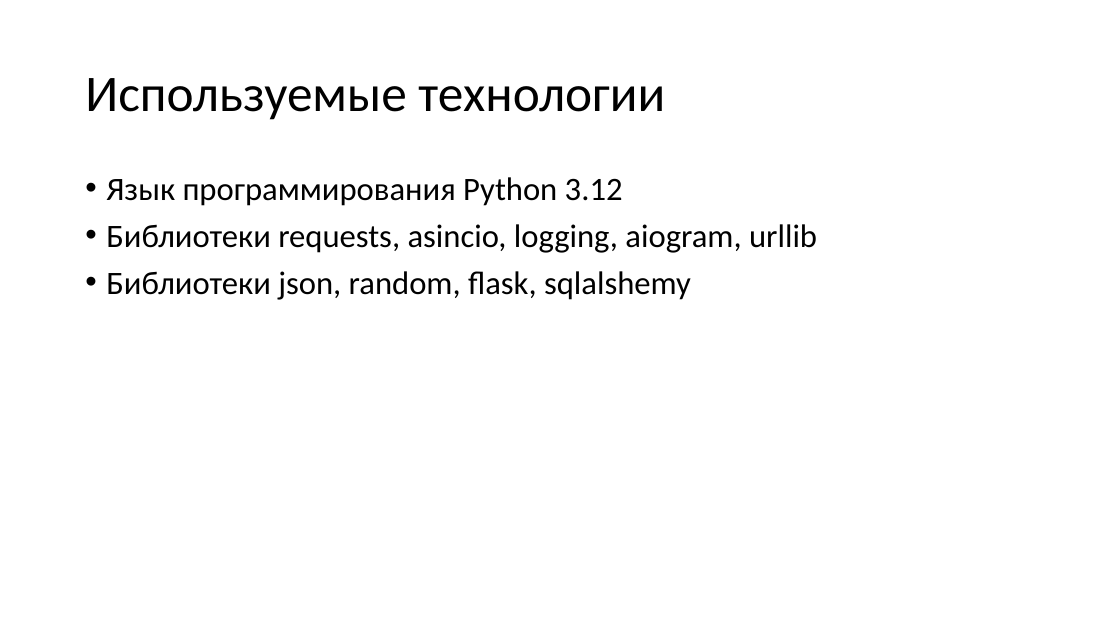
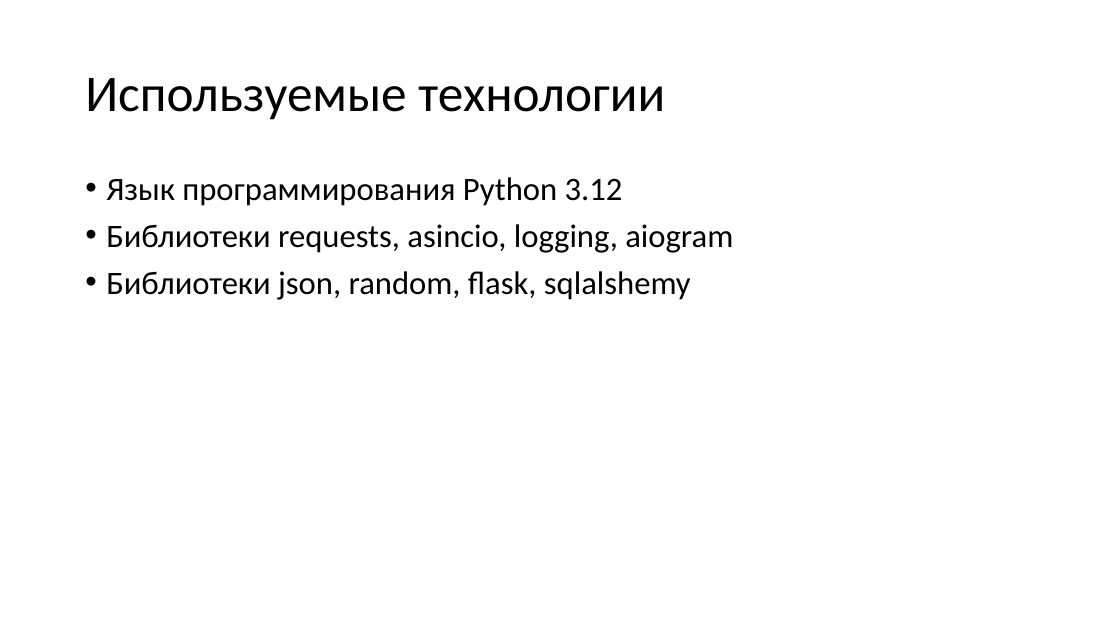
Before and after one commit to DertyuGameDev/server, a slide deck: slide 7 of presentation/p.pptx. Drawn at 1120x630 pixels with LibreOffice and Linux fonts; fonts in the diff are those of the drawing. Boxes give left, top, right and bottom in pixels: in the first picture for what was removed or moved away, otherwise in the second. Text is boxed around its words. In the diff, an @@ line names an element or a change of style, - is before the commit and + after.

```diff
--- a/presentation/p.pptx
+++ b/presentation/p.pptx
@@ text at box(106, 224, 733, 253): text changed @@
-• Библиотеки requests, asincio, logging, aiogram, urllib
+• Библиотеки requests, asincio, logging, aiogram
```
Also in this commit, not shown: 2 other slides changed, 1 slide added, 1 slide removed, 1 other file.
